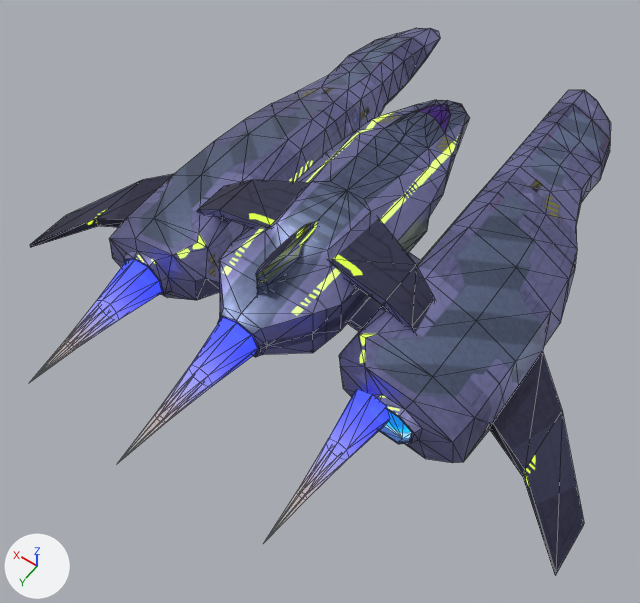
The glTF model gfx/ship3d/Llama/llama_voyager.gltf: old version first, new version second.
Before and after are seen from a 50 mm camera at (-3.74, 5.92, 7.69) aimed at (-0.06, 0.76, -0.41). Lighting does not change. The marker at lower left points along +X, +Y and +Z. Mesh edges are drawn as thin lines. Where no turn or scale is listed for an object, it has been applied to the vertices. Vertices at the same position are counted once.

Names of what the first picture shows: 'base.001', 'glow'.
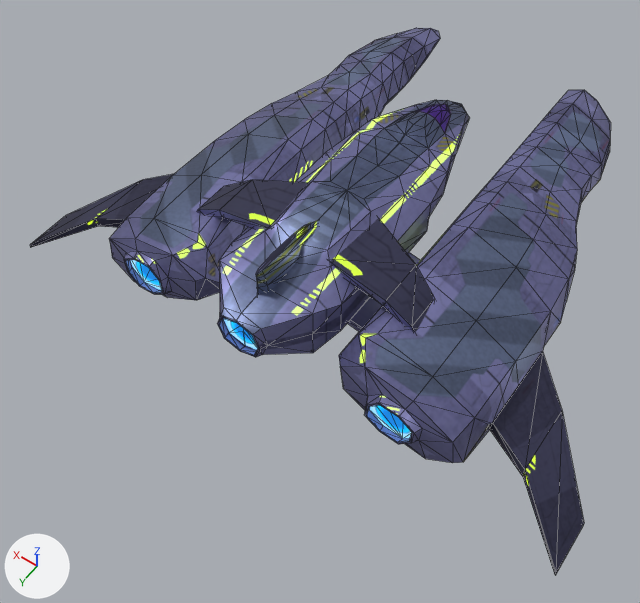
What changed in the scene script:
```text
Change mat_base:
    remove n3 = _N.new('ShaderNodeUVMap'); n3.name = 'UV Map'
    remove n3.uv_map = 'UVMap.001'
    remove n5 = _N.new('ShaderNodeUVMap'); n5.name = 'UV Map.001'
    remove n5.uv_map = 'UVMap.001'
    where n2 = _N.new('ShaderNodeTexImage'); n2.name = 'Image Texture'
    remove _L.new(n3.outputs[0], n2.inputs[0])  # 'UV' to 'Vector'
    where n4 = _N.new('ShaderNodeTexImage'); n4.name = 'Image Texture.001'
    remove _L.new(n5.outputs[0], n4.inputs[0])  # 'UV' to 'Vector'
Change me_base:
    where me_base.from_pydata(...)  # 679 vertices, 1316 faces; spans x -3.73..3.73, y -3.51..2.33, z -1.05..0.89
    used by ob_base_001; location = (0.0, -0.22, 0.13)
    me_base part 1: texture (UV) coordinates of 1316 of 1316 faces, centred in x -3.73..3.73, y -3.46..2.33, z -1.03..0.89, changed; they spanned u 0.0..0.98, v 0.0..0.95 and now span u 0.01..0.99, v 0.0..1.0
Remove ob_glow:
    ob_glow = bpy.data.objects.new('glow', me_glow_001)
    ob_glow.location = (0.0, -1.07, 0.0)
```

Changed parts and their boxes [x1, y1, x2, y2] in the pictures (640 x 603 px):
'base.001', surface changed
    both: [118, 237, 533, 489]
'glow', deleted
    before: [94, 260, 390, 464]
part 1 of me_base, surface changed
    both: [30, 28, 611, 575]
